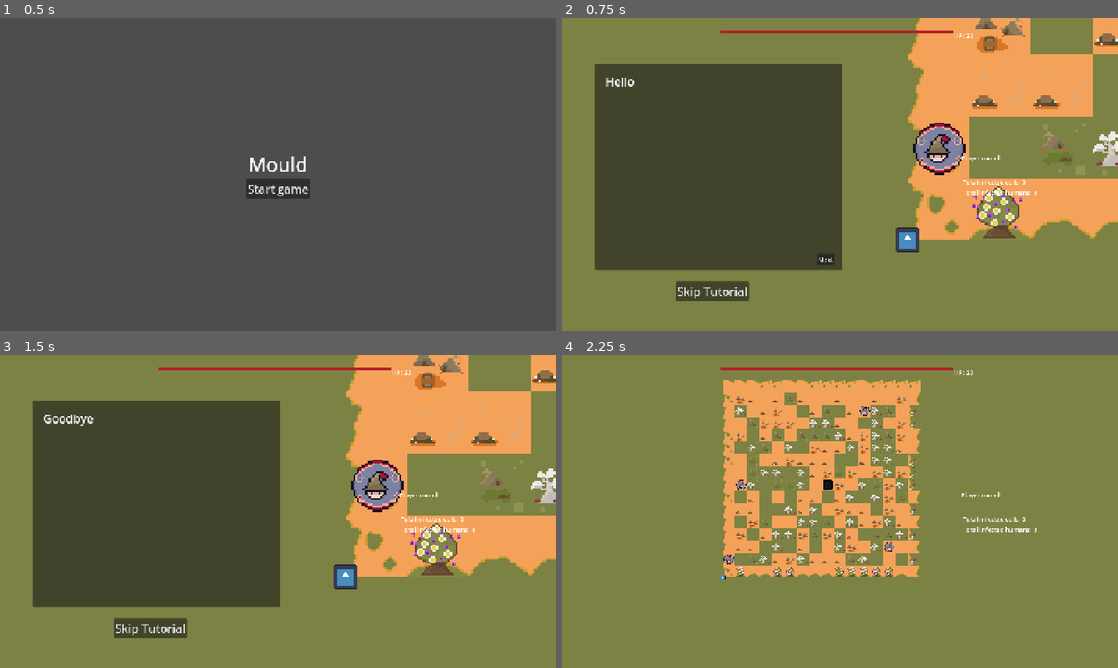
Above: before the commit, frames 1-4 (two rows, left to right).
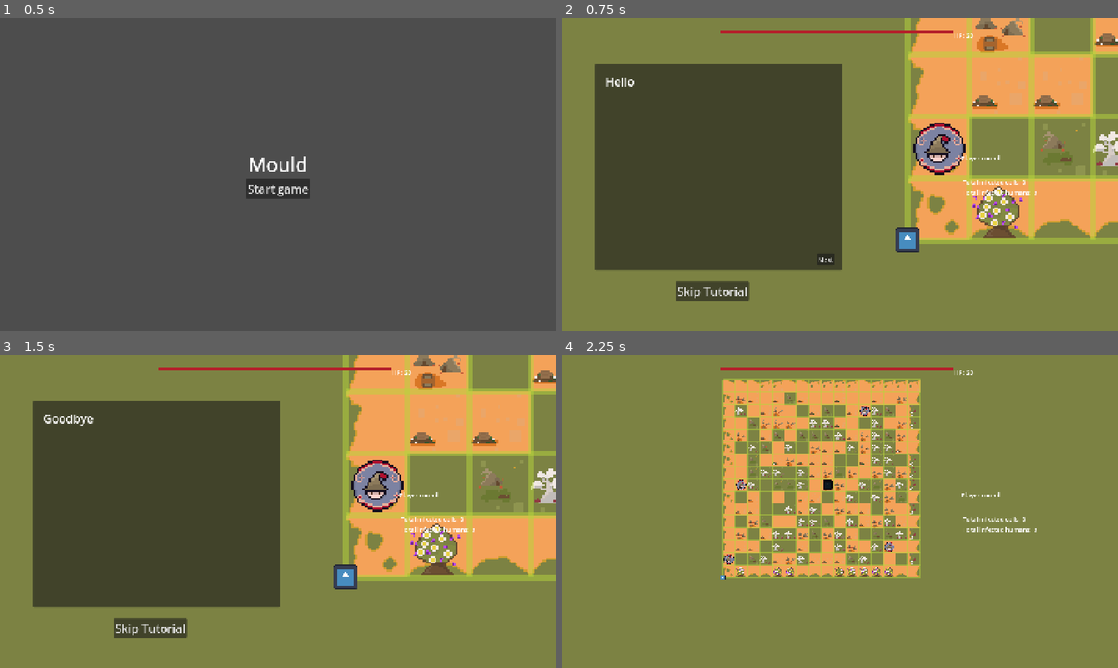
Above: after the commit, the same moments.

Repository: Sooshimi/mould
Game: Godot game, scene res://scenes/main.tscn
The game is run twice, just before and just after one commit, with the same random seed, the same clock (stepped at 60 frames per second) and the same inputs. The engine's default icon, where the game draws it, is replaced by a stand-in: a white triangle on a blue panel in a dark square.
Inputs:
- Up to frame 1 (0.5 s): no input
- Up to frame 2 (0.75 s): click "Start game" at 0.5 s
- Up to frame 3 (1.5 s): click "Next" at 1.25 s
- Up to frame 4 (2.25 s): click "Skip Tutorial" at 2 s

Frame 1 is identical in both runs. In frame 2, 5.5% of the frame differs, in the area x 61-100%, y 0-73%; in frame 3, 5.5%; in frame 4, 4.4%.

Commit message:
Add cell borders

Diff:
--- a/project.godot
+++ b/project.godot
@@ -24,7 +24,6 @@
 
 window/size/viewport_width=1440
 window/size/viewport_height=810
-window/size/mode=3
 window/size/always_on_top=true
 window/size/window_width_override=1920
 window/size/window_height_override=1080
--- a/scenes/game.tscn
+++ b/scenes/game.tscn
@@ -93,6 +93,7 @@
 position = Vector2(416, 64)
 
 [node name="SlimePath" parent="." instance=ExtResource("3_vtaks")]
+LINE_WIDTH = 5
 
 [node name="Slime" parent="." instance=ExtResource("4_kvpfn")]
 position = Vector2(416, 576)
--- a/scripts/grid.gd
+++ b/scripts/grid.gd
@@ -4,9 +4,12 @@
 
 const CELL_SIZE := 32
 const GRID_SIZE := 16
+const BORDER_THICKNESS := 3
+const BORDER_COLOUR := Color("b6d53c80")
 
 func _ready() -> void:
 	create_grid()
+	queue_redraw()
 
 func create_grid() -> void:
 	for y in range(GRID_SIZE):
@@ -14,7 +17,28 @@
 			var cell = cell_scene.instantiate()
 			add_child(cell)
 
-			# Place each cell so its center is correctly aligned
 			var pos_x = x * CELL_SIZE + CELL_SIZE / 2
 			var pos_y = y * CELL_SIZE + CELL_SIZE / 2
 			cell.position = Vector2(pos_x, pos_y)
+
+func _draw() -> void:
+	var total_width = GRID_SIZE * CELL_SIZE
+	var total_height = GRID_SIZE * CELL_SIZE
+
+	for x in range(GRID_SIZE + 1):
+		var x_pos = x * CELL_SIZE
+		draw_line(
+			Vector2(x_pos, 0),
+			Vector2(x_pos, total_height),
+			BORDER_COLOUR,
+			BORDER_THICKNESS
+		)
+
+	for y in range(GRID_SIZE + 1):
+		var y_pos = y * CELL_SIZE
+		draw_line(
+			Vector2(0, y_pos),
+			Vector2(total_width, y_pos),
+			BORDER_COLOUR,
+			BORDER_THICKNESS
+		)
--- a/scripts/slime_path.gd
+++ b/scripts/slime_path.gd
@@ -1,7 +1,7 @@
 extends Node2D
 
 var point_list := []
-const LINE_WIDTH := 6.0
+@export var LINE_WIDTH: int
 
 func add_point(point: Vector2) -> void:
 	point_list.append(point)
